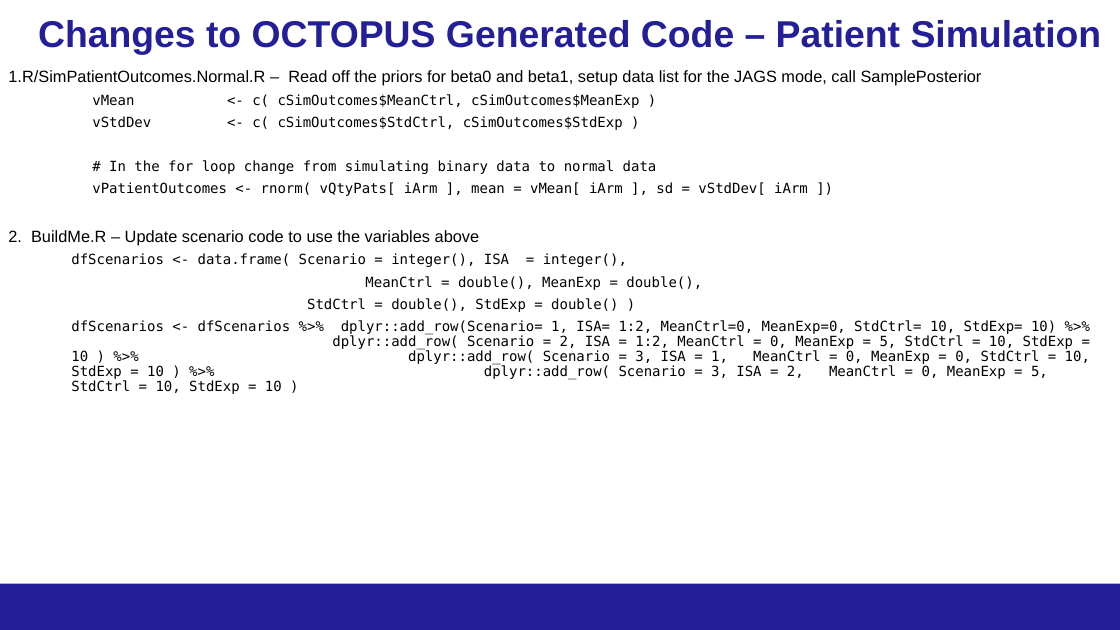
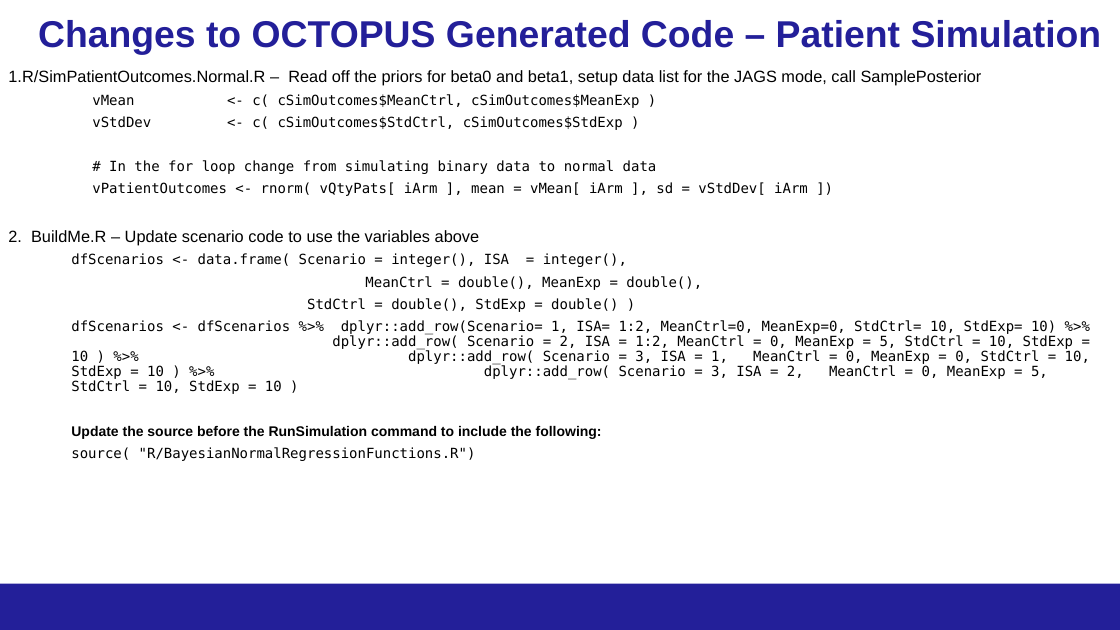
Before and after one commit to kwathen/BayesPharma2024-OCTOPUS, a slide deck: slide 33 of CourseMaterial/Wathen-Bayes2024ForDistribution.pptx (slide 34 before the commit). Drawn at 1120x630 pixels with LibreOffice and Linux fonts; fonts in the diff are those of the drawing; background and template pictures are left out. Boxes give left, top, right and bottom in pixels: in the first picture for what was removed or moved away, otherwise in the second. Text is boxed around its words. In the diff, an @@ line names an element or a change of style, - is before the commit and + after.

Commit message:
Updates to slides.

```diff
--- a/CourseMaterial/Wathen-Bayes2024ForDistribution.pptx
+++ b/CourseMaterial/Wathen-Bayes2024ForDistribution.pptx
@@ text at box(71, 426, 602, 461): paragraphs added @@
+  Update the source before the RunSimulation command to include the following:
+  source( "R/BayesianNormalRegressionFunctions.R")
```
Also in this commit, not shown: 1 slide removed.
